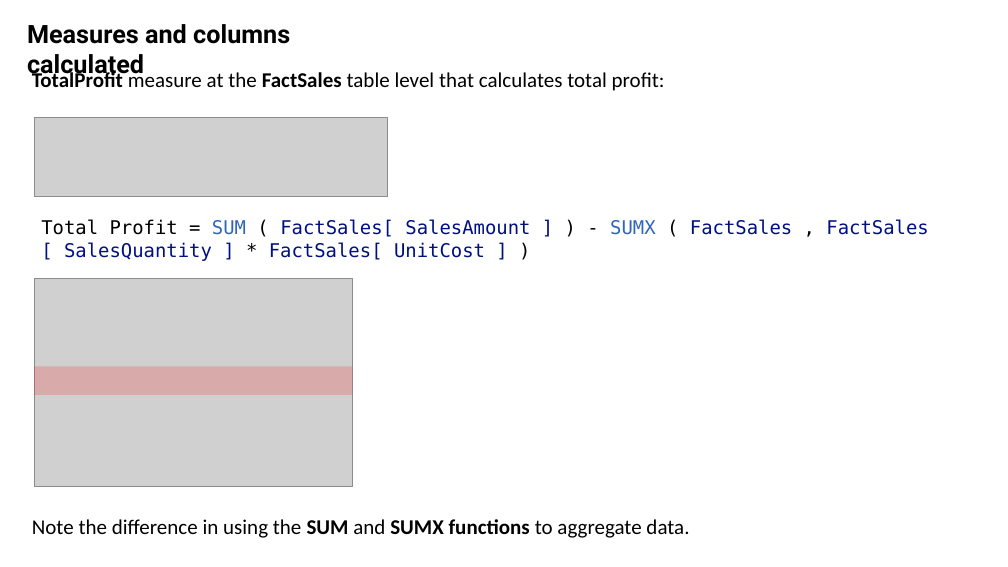
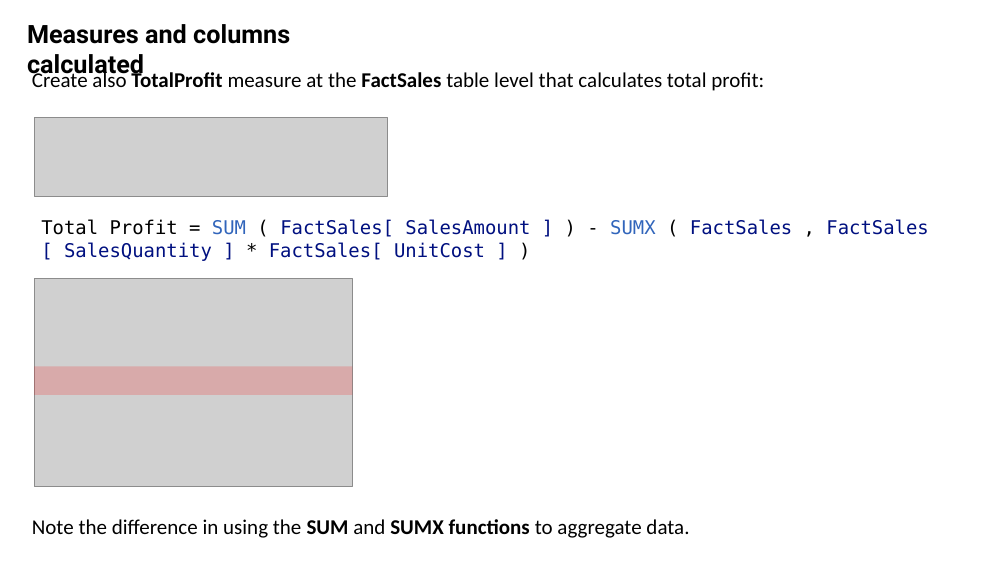
Before and after one commit to bejaouibechir/PowerBI, a slide deck: slide 4 of English/5.DAX/0.Measures and calculated columns.pptx. Drawn at 1008x567 pixels with LibreOffice and Linux fonts; fonts in the diff are those of the drawing; grey boxes stand for pictures. Boxes give left, top, right and bottom in pixels: in the first picture for what was removed or moved away, otherwise in the second. Text is boxed around its words. In the diff, an @@ line names an element or a change of style, - is before the commit and + after.

```diff
--- a/English/5.DAX/0.Measures and calculated columns.pptx
+++ b/English/5.DAX/0.Measures and calculated columns.pptx
@@ text at [32,69,764,91]: text changed @@
-TotalProfit measure at the FactSales table level that calculates total profit:
+Create also TotalProfit measure at the FactSales table level that calculates total profit:
```
Also in this commit, not shown: 3 other slides changed, 9 other files.
